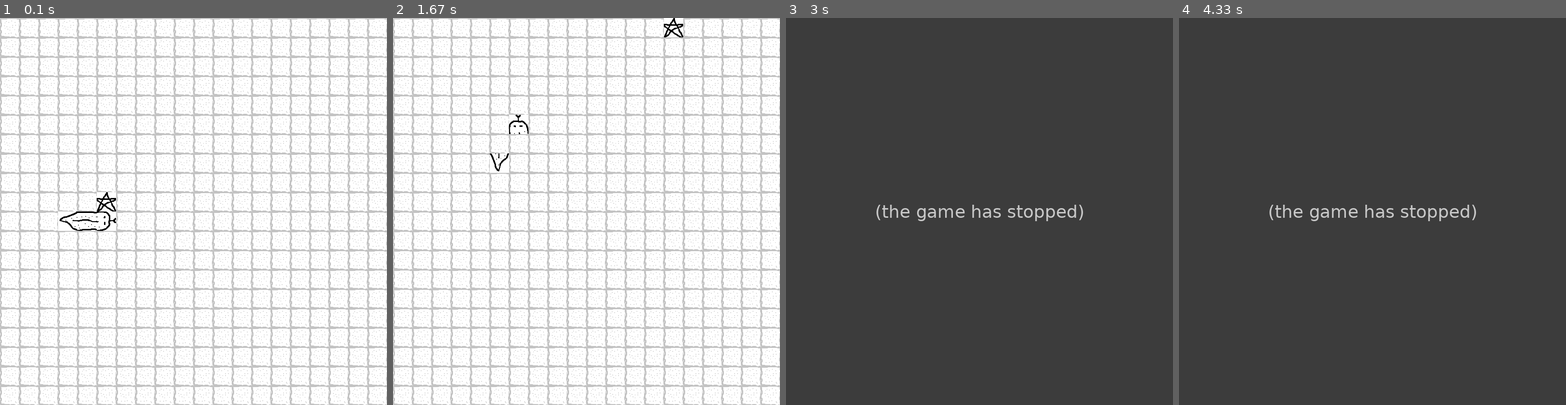
Above: before the commit, frames 1-4 (left to right).
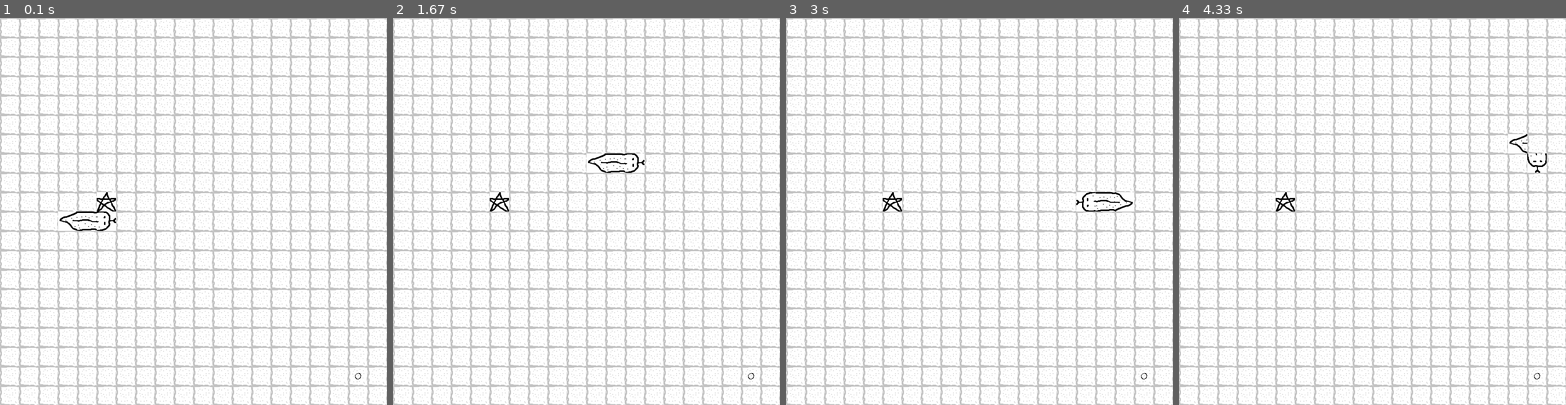
Above: after the commit, the same moments.

Repository: MadeWithCaneSugar/PygameProject
Game: pygame game, started from prime.py
Two runs of this game, one before a commit and one after it. Both use one fixed random seed, a clock stepped at 60 frames per second and the inputs below.
Inputs:
- Up to frame 1 (0.1 s): no input
- Up to frame 2 (1.67 s): hold Right 0.33-0.8 s; hold Up 0.83-1.3 s; hold Right from 1.33 s (still down)
- Up to frame 3 (3 s): release Right at 1.8 s; hold Down 2.4-2.7 s; hold Left from 2.73 s (still down)
- Up to frame 4 (4.33 s): release Left at 3.13 s; hold Up 3.17-3.53 s; hold Right 3.57-4.2 s; hold Down from 4.23 s (still down)

The runs differ from the first frame. In frame 1, less than 0.1% of the frame differs, in the area x 91-94%, y 91-94%; in frame 2, 0.8%; in frame 3, 100%, in the area x 0-100%, y 0-100%; in frame 4, 100%.
Before the commit the program exited at 2.45 s; later frames show no game.

Commit message:
added score

Diff:
--- a/config.py
+++ b/config.py
@@ -9,6 +9,10 @@
 # some initialization applying the size
 screen = pygame.display.set_mode((cell_number * cell_size, cell_number * cell_size))
 clock = pygame.time.Clock()
+
+# font
+pygame.font.init()
+game_font = pygame.font.Font("./graphics/PAPYRUS.ttf", 25)
 
 # setting how quickly the screen updates in ms (lower number means faster updates)
 max_speed = 150
--- a/main.py
+++ b/main.py
@@ -3,6 +3,7 @@
 
 cell_size = config.cell_size
 cell_number = config.cell_number
+game_font = config.game_font
 
 tile = config.tile_sprite
 screen = config.screen
@@ -19,13 +20,14 @@
         self.player.move()
         # self.computer.move()
         self.check_player_collision()
-        self.player.player_target(self.point.pos[0], self.point.pos[1])
+        # self.player.player_target(self.point.pos[0], self.point.pos[1])
         self.check_fail()
         # self.check_computer_collision()
         # self.computer.computer_target(self.point.pos[0], self.point.pos[1])
 
     def draw_elements(self):
         self.draw_tiles()
+        self.draw_score()
         self.point.draw_point()
         self.player.draw_player()
         # self.computer.draw_computer()
@@ -70,8 +72,15 @@
         sys.exit()
 
     def draw_tiles(self):
-
         for row in range(cell_number):
             for col in range(cell_number):
                     tile_rect = pygame.Rect(col * cell_size, row * cell_size, cell_size, cell_size)
                     screen.blit(tile, tile_rect)
+
+    def draw_score(self):
+        score_text = str(len(self.player.body) - 3)
+        score_surface = game_font.render(score_text, False, (0,0,0))
+        score_x = int(cell_size * cell_number - 60)
+        score_y = int(cell_size * cell_number - 60)
+        score_rect = score_surface.get_rect(center = (score_x, score_y))
+        screen.blit(score_surface, score_rect)
Binary file added: graphics/PAPYRUS.ttf
